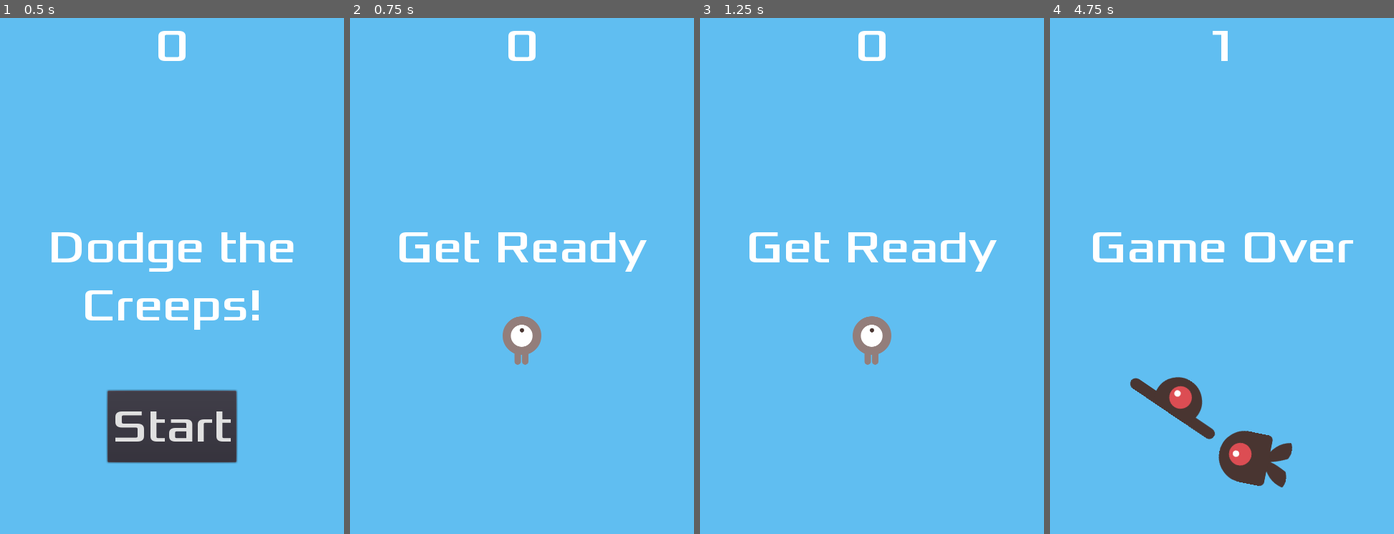
Above: before the commit, frames 1-4 (left to right).
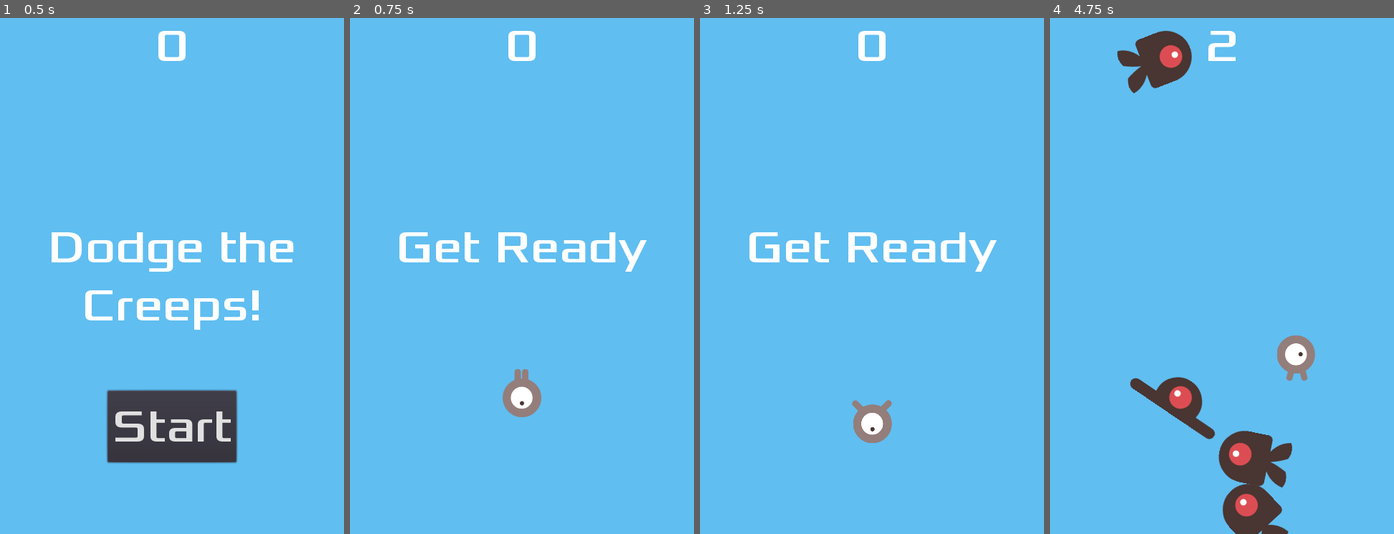
Above: after the commit, the same moments.

Repository: bennetimo/DodgeTheCreeps
Game: Godot game, scene res://Main.tscn
Same seed, same stepped clock (60 frames per second), same inputs: the game is played once before the commit and once after it.
Inputs (mouse positions are in pixels of both pictures, inside the frame that each line leads up to):
- Up to frame 1 (0.5 s): no input
- Up to frame 2 (0.75 s): click "Start" at 0.5 s
- Up to frame 3 (1.25 s): no input
- Up to frame 4 (4.75 s): tap Enter at 1.25 s; move the mouse to (1297, 250) at 1.27 s; hold Right (ui_right) 1.28-2.03 s; click (1297, 250) at 1.42 s; move the mouse to (1153, 301) at 2.02 s; hold Down (ui_down) 2.03-2.78 s; click (1153, 301) at 2.17 s; move the mouse to (1256, 162) at 2.77 s; hold Right (ui_right) 2.78-3.53 s; click (1256, 162) at 2.92 s; move the mouse to (1204, 379) at 3.52 s; hold Up (ui_up) 3.53-4.28 s; click (1204, 379) at 3.67 s; move the mouse to (1325, 353) at 4.27 s; hold Left (ui_left) from 4.28 s (still down); click (1325, 353) at 4.42 s

Frame 1 is identical in both runs. In frame 2, 1.5% of the frame differs, in the area x 44-56%, y 57-78%; in frame 3, 1.5%; in frame 4, 5.7%, in the area x 12-89%, y 2-100%.

Commit message:
update to work from touch instead of key input

Diff:
--- a/Player.gd
+++ b/Player.gd
@@ -3,22 +3,27 @@
 signal hit
 
 export var speed = 400 # How fast the player will move (pixels/sec)
+var velocity = Vector2()
 var screen_size # Size of the game window
+# Clicked position
+var target = Vector2()
 
 func _ready():
 	screen_size = get_viewport_rect().size
 	hide()
 
+# Change the target whenever a touch event happens.
+func _input(event):
+	if event is InputEventScreenTouch and event.pressed:
+		target = event.position
+
 func _process(delta):
-	var velocity = Vector2() # The player's movement vector
-	if Input.is_action_pressed("ui_right"):
-		velocity.x += 1
-	if Input.is_action_pressed("ui_left"):
-		velocity.x -= 1
-	if Input.is_action_pressed("ui_down"):
-		velocity.y += 1
-	if Input.is_action_pressed("ui_up"):
-		velocity.y -= 1
+	# Move towards the target and stop when close.
+	if position.distance_to(target) > 10:
+		velocity = (target - position).normalized() * speed
+	else:
+		velocity = Vector2()
+
 	if velocity.length() > 0:
 		velocity = velocity.normalized() * speed
 		$AnimatedSprite.play()
@@ -26,8 +31,6 @@
 		$AnimatedSprite.stop()
 
 	position += velocity * delta
-	position.x = clamp(position.x, 0, screen_size.x)
-	position.y = clamp(position.y, 0, screen_size.y)
 
 	if velocity.x != 0:
 		$AnimatedSprite.animation = "right"
--- a/project.godot
+++ b/project.godot
@@ -23,6 +23,13 @@
 
 window/size/width=480
 window/size/height=720
+window/handheld/orientation="portrait"
+window/stretch/mode="2d"
+window/stretch/aspect="keep"
+
+[input_devices]
+
+pointing/emulate_touch_from_mouse=true
 
 [rendering]
 
